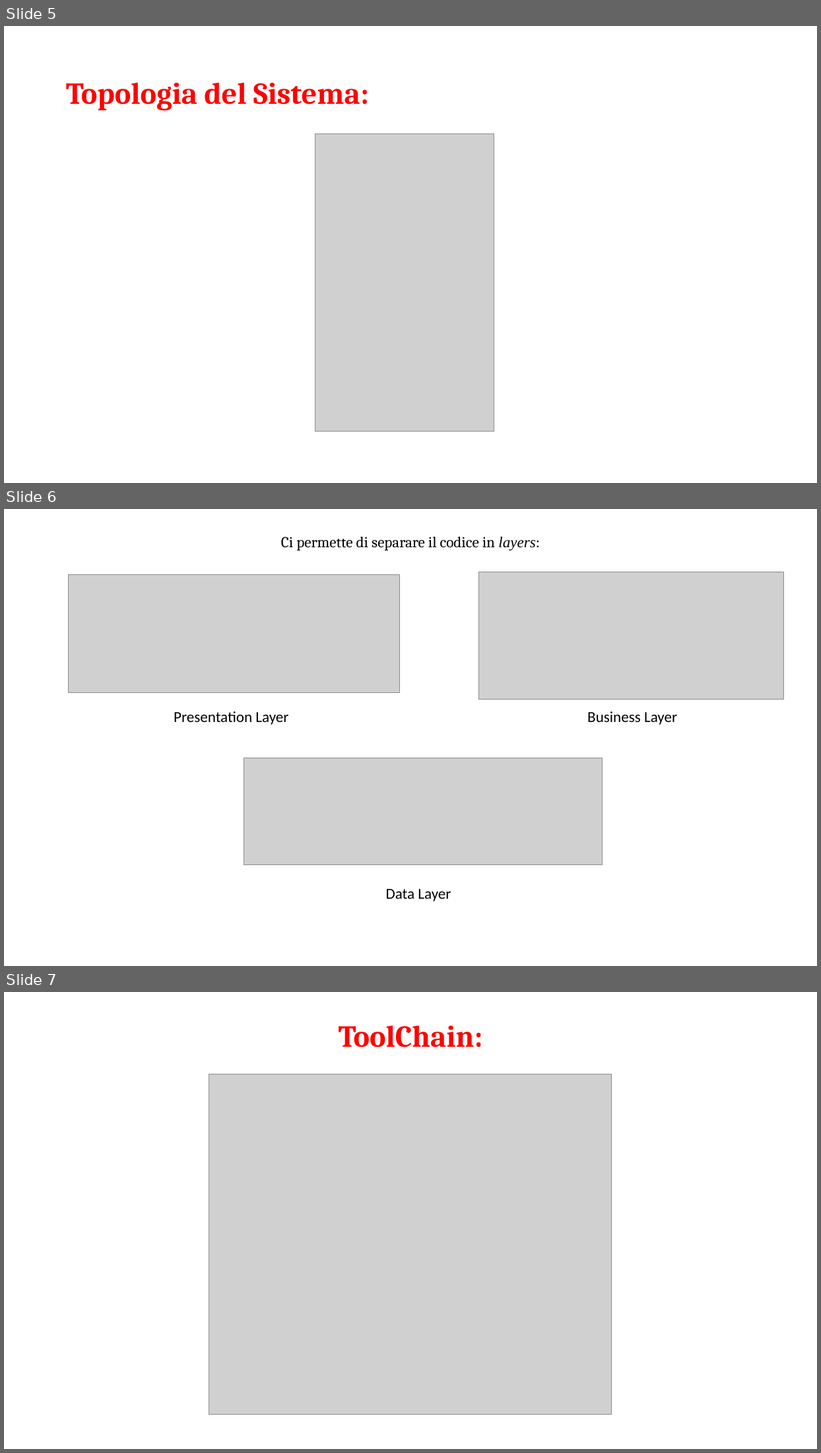
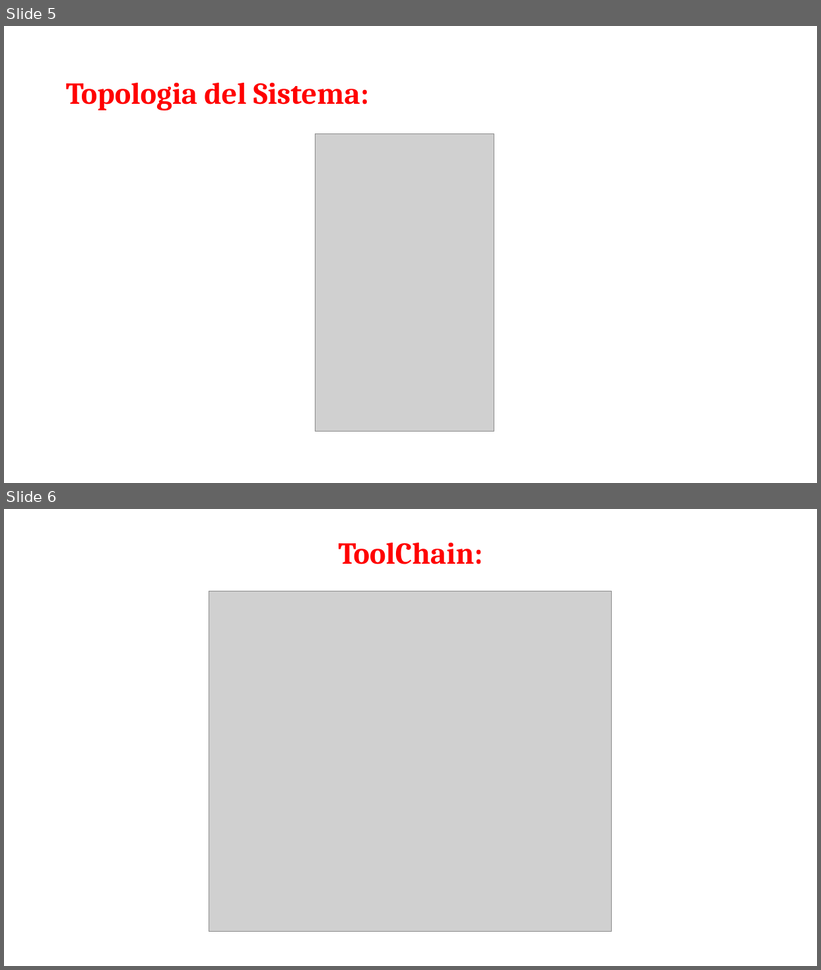
Before and after one commit to raul015/CircoloScacchistico, a slide deck: Presentazione/Presentazione.pptx. Shown one above the other, each under a label of ours: slides 5, 6 and 7 before the commit, slides 5 and 6 after it. The pictures are 821x1453 and 821x970 pixels, drawn with LibreOffice and Linux fonts; fonts in the diff are those of the drawing; grey boxes stand for pictures. Boxes give left, top, right and bottom in pixels: in the first picture for what was removed or moved away, otherwise in the second. Text is boxed around its words. In the diff, an @@ line names an element or a change of style, - is before the commit and + after.

```diff
--- a/Presentazione/Presentazione.pptx
+++ b/Presentazione/Presentazione.pptx
@@ slide 6 removed at (4,509,817,966), background #FFFFFF @@
@@ title removed at (281,537,540,551) @@
-Ci permette di separare il codice in layers:
@@ picture removed at (68,574,399,692) @@
@@ picture removed at (479,572,783,700) @@
@@ text removed at (174,712,288,725) @@
-Presentation Layer
@@ text removed at (587,712,677,725) @@
-Business Layer
@@ picture removed at (244,758,603,865) @@
@@ text removed at (386,889,451,902) @@
-Data Layer
@@ what was slide 7 is now slide 6 @@
```
Also in this commit, not shown: 7 slides added, 1 other slide removed, 2 other files.
